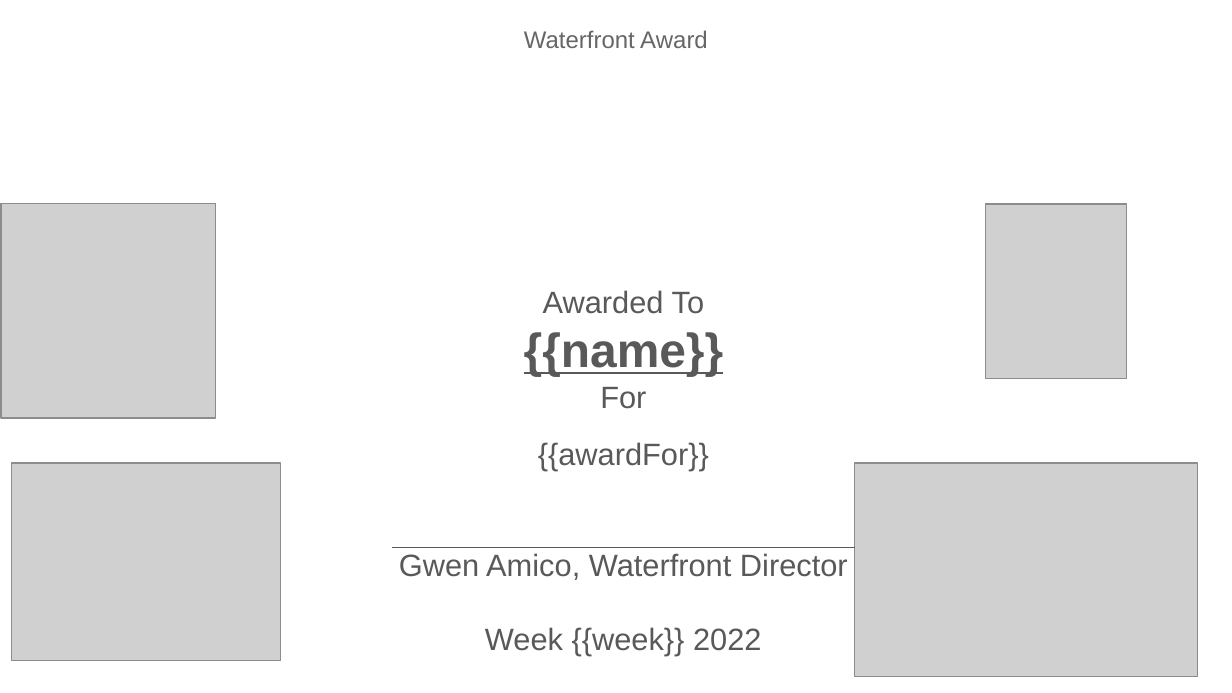
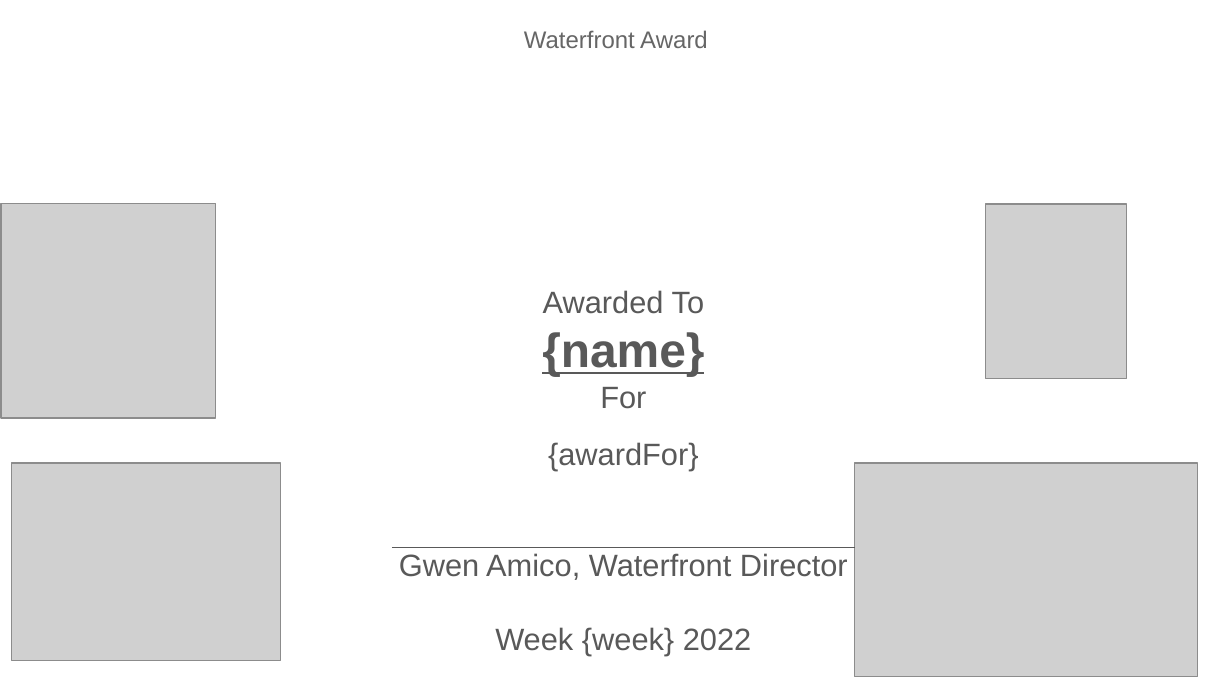
Before and after one commit to Knapptr/boynton, a slide deck: slide 1 of templates/waterfrontAward_template.pptx. Drawn at 1232x693 pixels with LibreOffice and Linux fonts; fonts in the diff are those of the drawing; grey boxes stand for pictures. Boxes give left, top, right and bottom in pixels: in the first picture for what was removed or moved away, otherwise in the second. Text is boxed around its words. In the diff, an @@ line names an element or a change of style, - is before the commit and + after.

Commit message:
fix template dups

```diff
--- a/templates/waterfrontAward_template.pptx
+++ b/templates/waterfrontAward_template.pptx
@@ text at (542,290,705,376): text changed @@
-Awarded To
-{{name}}
+Awarded To
+{name}
@@ text at (399,442,848,655): text changed @@
-{{awardFor}}
-Gwen Amico, Waterfront Director
-Week {{week}} 2022
+{awardFor}
+Gwen Amico, Waterfront Director
+Week {week} 2022
```
